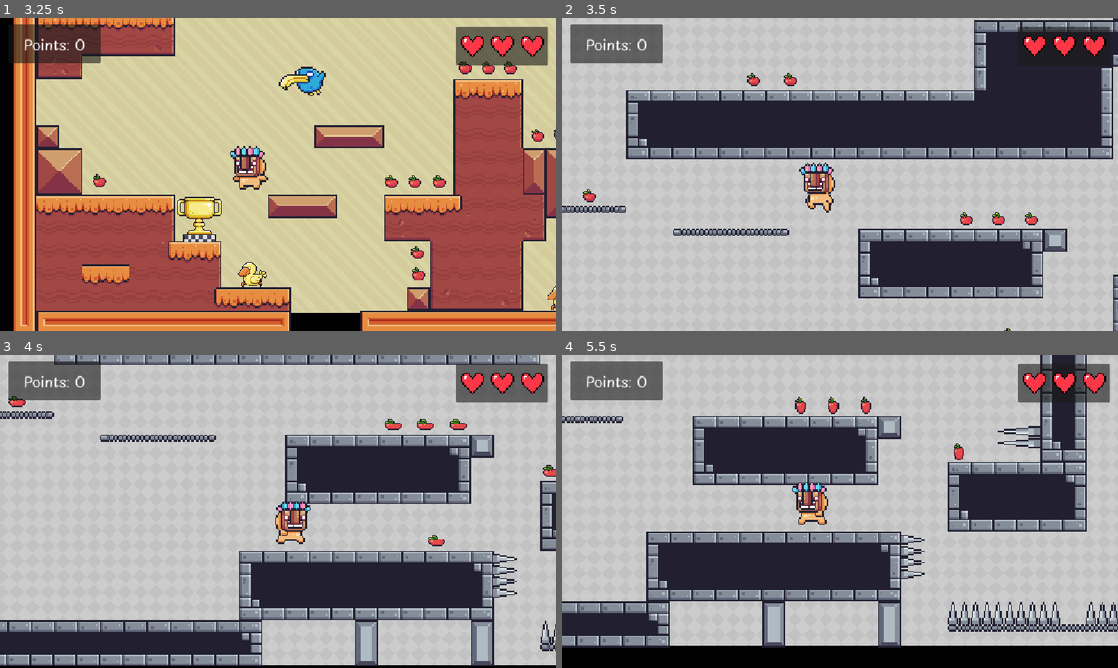
Above: before the commit, frames 1-4 (two rows, left to right).
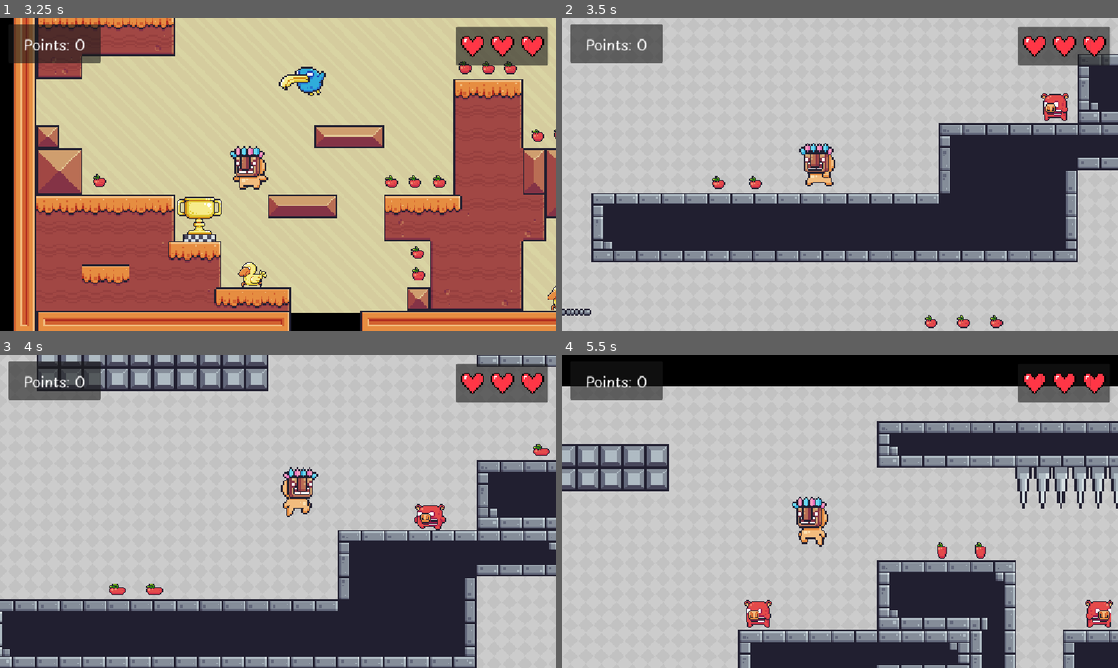
Above: after the commit, the same moments.

Repository: raihan-ys/2d-platformer-game
Game: Godot game, scene res://scenes/menu/main_menu.tscn
Same seed, same stepped clock (60 frames per second), same inputs: the game is played once before the commit and once after it.
Inputs:
- Up to frame 1 (3.25 s): click "Level 2" at 0.5 s; hold D (right) 1.28-2.78 s; tap W (jump) at 1.35, 1.52, 1.82, 2.1, 2.27, 2.57, 2.85 s; hold A (left) from 2.78 s (still down)
- Up to frame 2 (3.5 s): keep holding A (left)
- Up to frame 3 (4 s): release A (left) at 3.53 s; hold D (right) from 3.53 s (still down); tap W (jump) at 3.6, 3.77 s
- Up to frame 4 (5.5 s): tap W (jump) at 4.07, 4.35, 4.52, 4.82, 5.1, 5.27 s; release D (right) at 5.03 s; hold A (left) from 5.03 s (still down)

Frame 1 is identical in both runs. In frame 2, 47% of the frame differs, in the area x 0-100%, y 0-100%; in frame 3, 40%; in frame 4, 60%.
Error after the commit: Attempt to call function 'show' in base 'null instance' on a null instance. (res://scenes/game_objects/player.gd:17)

Commit message:
Fix pause menu size

Diff:
--- a/scenes/game_objects/spike.gd
+++ b/scenes/game_objects/spike.gd
@@ -5,12 +5,8 @@
 
 func _on_body_entered(body: Node2D) -> void:
 	if body.name == "Player" :
-		# Get player's position
 		var x_delta = body.position.x - position.x
-
-		# player.decrease_health()
-
-		# Make player jump from spikes
+		player.decrease_health()
 		if (x_delta < 0):
 			body.jump_side(500)
 		else:
--- a/scenes/levels/level1.tscn
+++ b/scenes/levels/level1.tscn
@@ -408,15 +408,15 @@
 unique_name_in_owner = true
 visible = false
 self_modulate = Color(1, 1, 1, 0.47058824)
-offset_left = 2.0
-offset_top = -1.0
-offset_right = 902.0
-offset_bottom = 628.0
+offset_left = -4.0
+offset_top = -4.0
+offset_right = 1154.0
+offset_bottom = 650.0
 theme_override_styles/panel = SubResource("StyleBoxFlat_nkeig")
 
 [node name="Label" type="Label" parent="PausePanel/Pause/PausePanel" unique_id=971337268]
 layout_mode = 0
-offset_right = 898.0
+offset_right = 1158.0
 offset_bottom = 147.0
 theme_override_fonts/font = ExtResource("11_nfihu")
 theme_override_font_sizes/font_size = 60
--- a/scenes/levels/level2.tscn
+++ b/scenes/levels/level2.tscn
@@ -471,15 +471,16 @@
 unique_name_in_owner = true
 visible = false
 self_modulate = Color(1, 1, 1, 0.47058824)
-offset_left = 2.0
-offset_top = -1.0
-offset_right = 902.0
-offset_bottom = 628.0
+offset_left = -4.0
+offset_top = -5.0
+offset_right = 1156.0
+offset_bottom = 654.0
 theme_override_styles/panel = SubResource("StyleBoxFlat_c7nsj")
 
 [node name="Label" type="Label" parent="PausePanel/Pause/PausePanel" unique_id=988589775]
 layout_mode = 0
-offset_right = 898.0
+offset_left = 1.0
+offset_right = 1159.0
 offset_bottom = 147.0
 theme_override_fonts/font = ExtResource("12_hgky1")
 theme_override_font_sizes/font_size = 60
--- a/scenes/levels/level3.tscn
+++ b/scenes/levels/level3.tscn
@@ -222,7 +222,7 @@
 tile_set = SubResource("TileSet_13qdw")
 
 [node name="Player" parent="SceneObjects" unique_id=461984618 node_paths=PackedStringArray("hearts") instance=ExtResource("3_sru4k")]
-position = Vector2(388, 4)
+position = Vector2(461.00003, -156)
 hearts = [null, null, null]
 
 [node name="Camera2D" type="Camera2D" parent="SceneObjects/Player" unique_id=2128874735]
@@ -519,15 +519,15 @@
 unique_name_in_owner = true
 visible = false
 self_modulate = Color(1, 1, 1, 0.47058824)
-offset_left = 2.0
-offset_top = -1.0
-offset_right = 902.0
-offset_bottom = 628.0
+offset_left = -3.0
+offset_top = -2.0
+offset_right = 1154.0
+offset_bottom = 651.0
 theme_override_styles/panel = SubResource("StyleBoxFlat_72x3h")
 
 [node name="Label" type="Label" parent="PausePanel/Pause/PausePanel" unique_id=571900716]
 layout_mode = 0
-offset_right = 898.0
+offset_right = 1157.0
 offset_bottom = 147.0
 theme_override_fonts/font = ExtResource("9_hadiw")
 theme_override_font_sizes/font_size = 60
